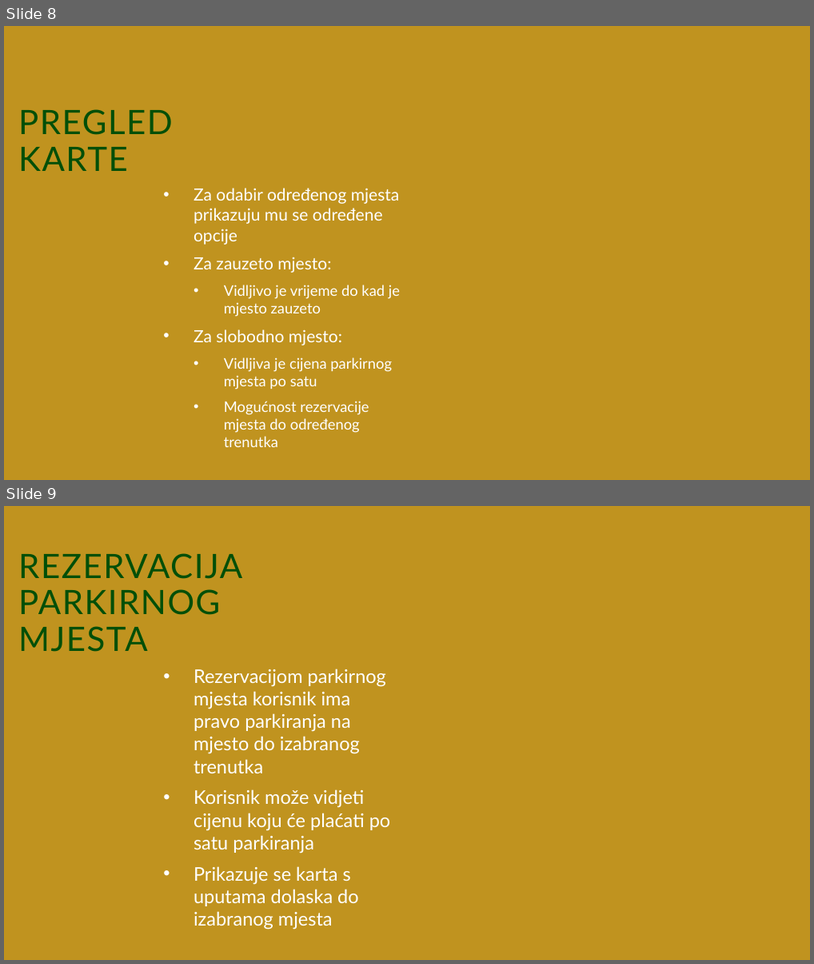
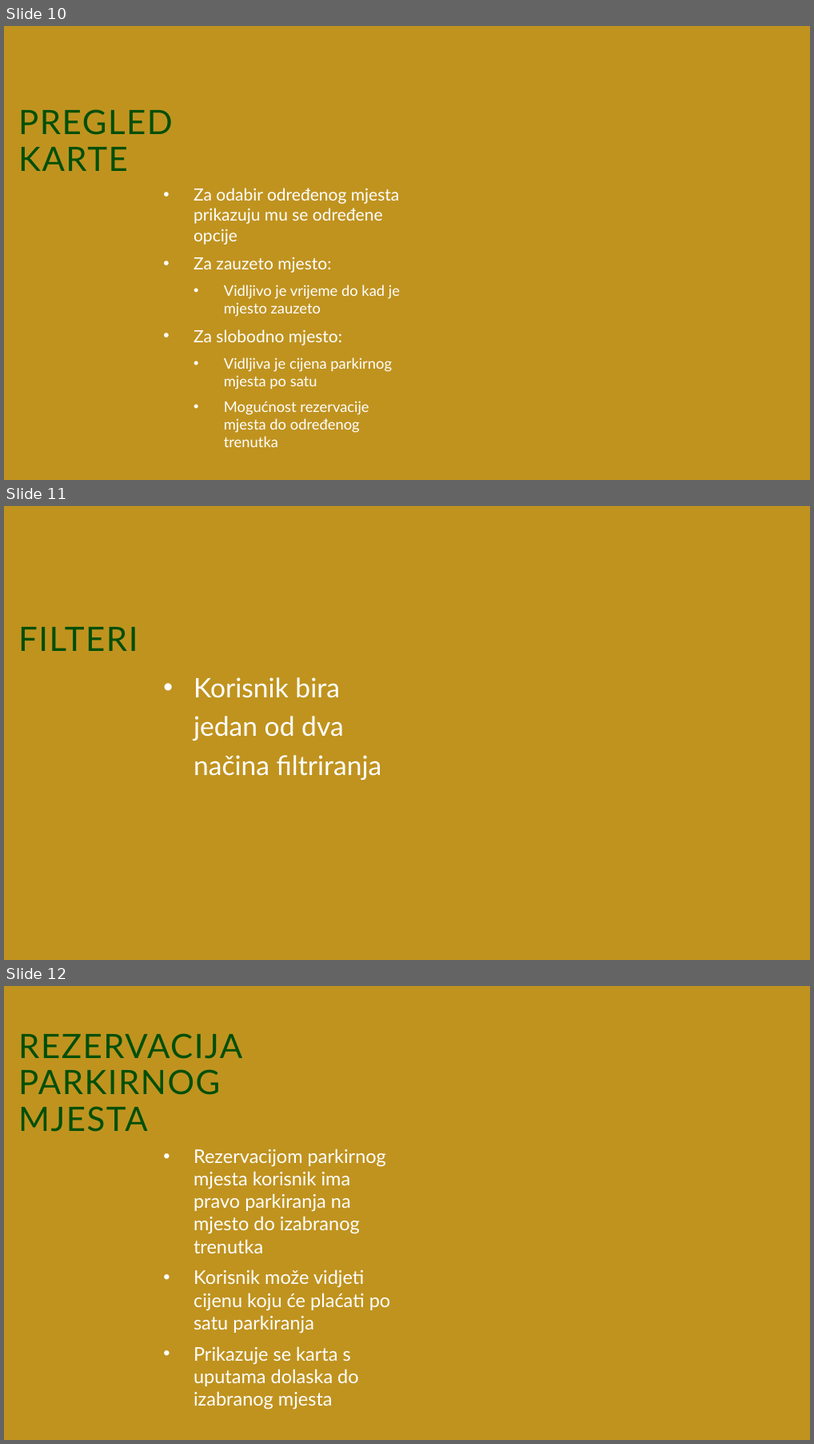
Before and after one commit to Njamic-27/kaktusi, a slide deck: PARKTUS.pptx. Shown one above the other, each under a label of ours: slides 8 and 9 before the commit, slides 10, 11 and 12 after it. The pictures are 814x964 and 814x1444 pixels, drawn with LibreOffice and Linux fonts; fonts in the diff are those of the drawing; background and template pictures are left out. Boxes give left, top, right and bottom in pixels: in the first picture for what was removed or moved away, otherwise in the second. Text is boxed around its words. In the diff, an @@ line names an element or a change of style, - is before the commit and + after.

```diff
--- a/PARKTUS.pptx
+++ b/PARKTUS.pptx
@@ slide 11 added at (4,506,810,960), background #C0931F @@
@@ title added at (18,627,138,651), 40 pt, text #004F08 @@
+FILTERI
@@ text added at (194,677,382,780), 32 pt, text #FFFFFF @@
+• Korisnik bira jedan od dva načina filtriranja
@@ what was slide 8 is now slide 10 @@
@@ what was slide 9 is now slide 12 @@
```
Also in this commit, not shown: 1 slide changed, 2 other slides added.
